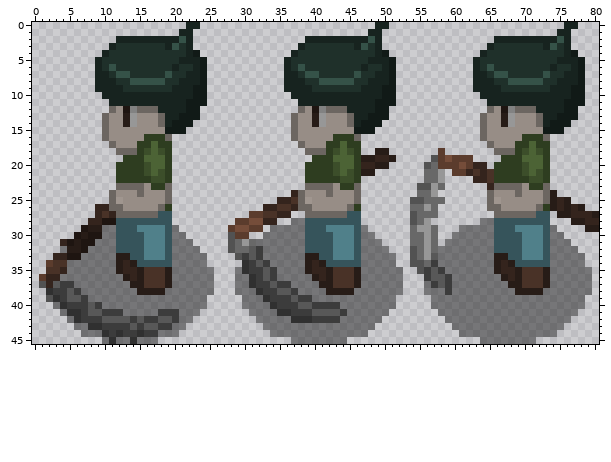
Sprite sheet, stored at harvest-havoc/assets/character_spritesheets/player_scythe_left.png. Above, as it was before the edit.
The file is 81x46 pixels. Colours within 5 levels of each other are drawn and written as one.
The same view after the edit:
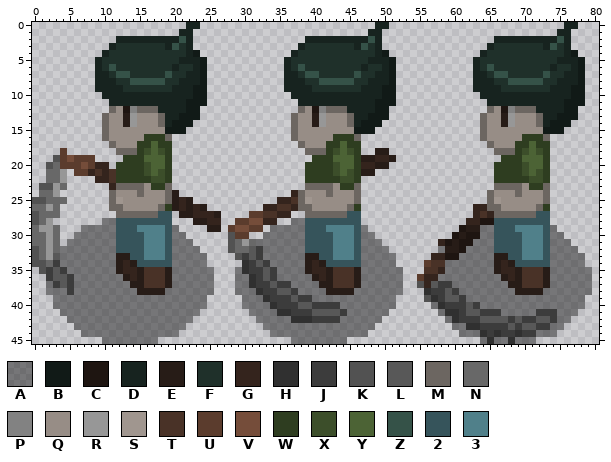
Palette (. is transparent): A #0000006c  B #111a17  C #1e1511  D #17231f  E #271c17  F #1f302a  G #34241d  H #303030  J #3c3c3c  K #525252  L #585858  M #6c6661  N #686868  P #828282  Q #978d86  R #979797  S #a0968f  T #493227  U #5b3c2d  V #754d3a  W #2e3d20  X #3c4e2a  Y #4c6335  Z #355248  2 #36545b  3 #50808a
What changed:
Changed rows in their new state; - is an unchanged pixel.
first column x 0:
18 ----U-----------------------------------------------------.----------------------
19 ---KUVUUU------------------------------------------------......------------------
20 --KNUUUVUGG---------------------------------------------.........----------------
21 --NNR-UUGTGT--------------------------------------------...-......---------------
22 --NNR----GGT--------------------------------------------...----...---------------
23 -KKRN------G-------------------------------------------....------.---------------
24 -NNR----------------E----------------------------------...----------------.------
25 KKNNN---------------EGE-------------------------------.....---------------...----
26 NNRN-----..---------EGEGE-----------------------------....-----GG---------.....--
27 KNNN-----...---------EEGGGE---------------------------....-----GTG---------......
28 KNR-----..AA-----------EEGG---------------------------...-----GGCC-----------....
29 NRRN---AAA---------------EE---------------------------....---CEE---------------..
30 NNRN--AAAA--------------------------------------------....--CECC-----------------
31 NNRN.AAAA---------------------------------------------....GCECC------------------
32 KNRN-AAA----------------------------------------------....-EEC-------------------
33 KNRLAAA-----------------------------------------------...GGCC--------------------
34 KKNJA-------------------------------------------------..UTT----------------------
35 -KJLJ--------------------------------------------------.TTG----------------------
36 -.JLLJ-------------------------------------------------UGGAA---------------------
37 -.AJL--------------------------------------------------KGLJ----------------------
38 --AAAJA-------------------------------------------------HJJLJ--------------------
39 --.AAAAA------------------------------------------------KHJLLJ-------------------
40 ----AAAAAA------------------------------------------------HJJJLJ-----------------
41 -----AAAAAAAA-----AAA--------------------------------------HHJLLJJJ-----JJJ------
42 ------AAAAAAAAAAAAAAA---------------------------------------HJJJLLLLJLJJLLJ------
43 --------AAAAAAAAAAAA------------------------------------------HHJJJJLJLLJJ-------
44 ----------AAAAAAAA----------------------------------------------HJHJJHJJ---------
45 -----------A--A--------------------------------------------------H--H------------
